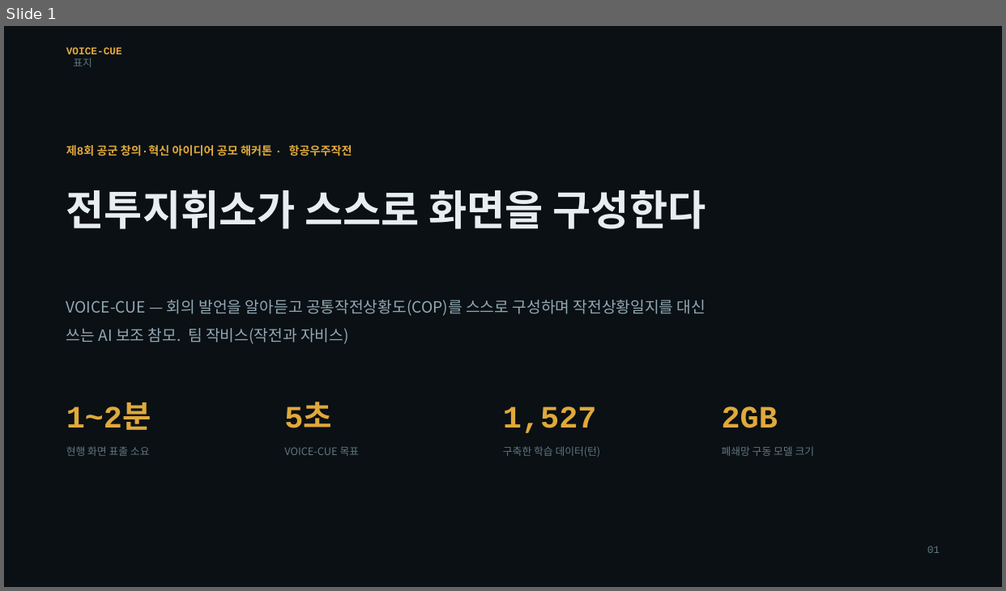
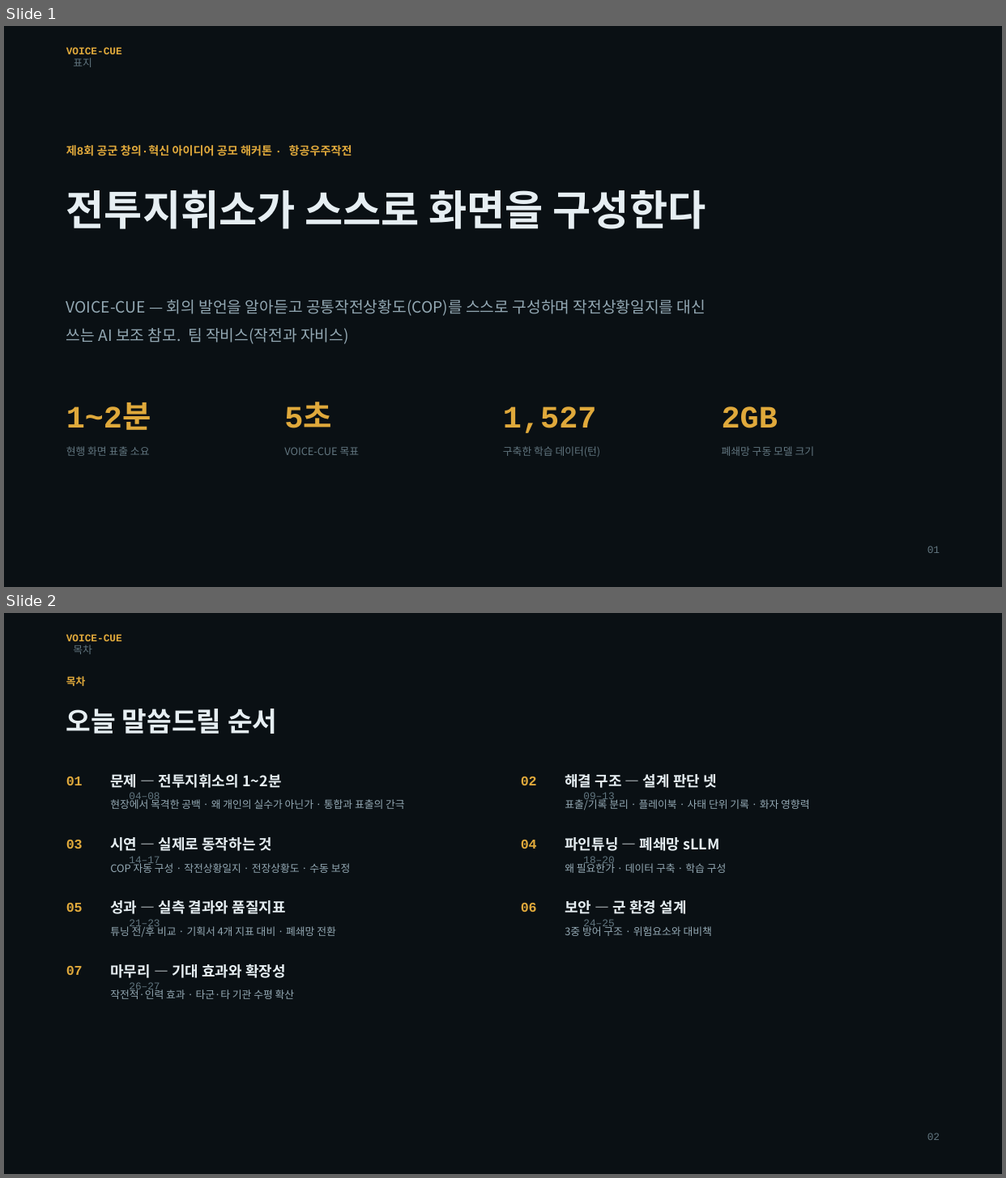
Before and after one commit to MeinBau/voiceq-air3, a slide deck: docs/voicecue_발표.pptx. Shown one above the other, each under a label of ours: slide 1 before the commit, slides 1 and 2 after it. The pictures are 1006x591 and 1006x1178 pixels, drawn with LibreOffice and Linux fonts; fonts in the diff are those of the drawing. Boxes give left, top, right and bottom in pixels: in the first picture for what was removed or moved away, otherwise in the second. Text is boxed around its words. In the diff, an @@ line names an element or a change of style, - is before the commit and + after.

```diff
--- a/docs/voicecue_발표.pptx
+++ b/docs/voicecue_발표.pptx
@@ slide 2 added at box(4, 613, 1002, 1174), background #0A1014 @@
@@ text added at box(66, 634, 122, 654), 10 pt, text #E0A93B, bold @@
+VOICE-CUE
+목차
@@ text added at box(66, 676, 86, 686), 10 pt, text #E0A93B, bold @@
+목차
@@ text added at box(66, 709, 277, 734), 26 pt, text #E6EEF2, bold @@
+오늘 말씀드릴 순서
@@ text added at box(66, 777, 83, 786), 13 pt, text #E0A93B, bold @@
+01
@@ text added at box(110, 774, 281, 803), 14 pt, text #E6EEF2, bold @@
+문제 — 전투지휘소의 1~2분
+04–08
@@ text added at box(521, 777, 537, 786), 13 pt, text #E0A93B, bold @@
+02
@@ text added at box(565, 774, 717, 788), 14 pt, text #E6EEF2, bold @@
+해결 구조 — 설계 판단 넷
+09–13
@@ text added at box(110, 798, 405, 809), 10 pt, text #93A8B3 @@
+현장에서 목격한 공백 · 왜 개인의 실수가 아닌가 · 통합과 표출의 간극
@@ text added at box(565, 798, 809, 810), 10 pt, text #93A8B3 @@
+표출/기록 분리 · 플레이북 · 사태 단위 기록 · 화자 영향력
@@ text added at box(66, 840, 83, 849), 13 pt, text #E0A93B, bold @@
+03
@@ text added at box(110, 837, 273, 867), 14 pt, text #E6EEF2, bold @@
+시연 — 실제로 동작하는 것
+14–17
@@ text added at box(521, 840, 537, 849), 13 pt, text #E0A93B, bold @@
+04
@@ text added at box(565, 837, 720, 867), 14 pt, text #E6EEF2, bold @@
+파인튜닝 — 폐쇄망 sLLM
+18–20
@@ text added at box(110, 861, 351, 873), 10 pt, text #93A8B3 @@
+COP 자동 구성 · 작전상황일지 · 전장상황도 · 수동 보정
@@ text added at box(565, 861, 727, 873), 10 pt, text #93A8B3 @@
+왜 필요한가 · 데이터 구축 · 학습 구성
@@ text added at box(66, 903, 83, 912), 13 pt, text #E0A93B, bold @@
+05
@@ text added at box(110, 901, 286, 931), 14 pt, text #E6EEF2, bold @@
+성과 — 실측 결과와 품질지표
+21–23
@@ text added at box(521, 903, 537, 912), 13 pt, text #E0A93B, bold @@
+06
@@ text added at box(565, 901, 686, 931), 14 pt, text #E6EEF2, bold @@
+보안 — 군 환경 설계
+24–25
@@ text added at box(110, 924, 336, 937), 10 pt, text #93A8B3 @@
+튜닝 전/후 비교 · 기획서 4개 지표 대비 · 폐쇄망 전환
@@ text added at box(565, 924, 712, 936), 10 pt, text #93A8B3 @@
+3중 방어 구조 · 위험요소와 대비책
@@ text added at box(66, 966, 83, 975), 13 pt, text #E0A93B, bold @@
+07
@@ text added at box(110, 965, 286, 994), 14 pt, text #E6EEF2, bold @@
+마무리 — 기대 효과와 확장성
+26–27
@@ text added at box(110, 988, 295, 999), 10 pt, text #93A8B3 @@
+작전적·인력 효과 · 타군·타 기관 수평 확산
@@ text added at box(927, 1133, 940, 1140), 10 pt, text #61757F @@
+02
```
Also in this commit, not shown: 22 slides changed, 3 other slides added, 1 other file.
